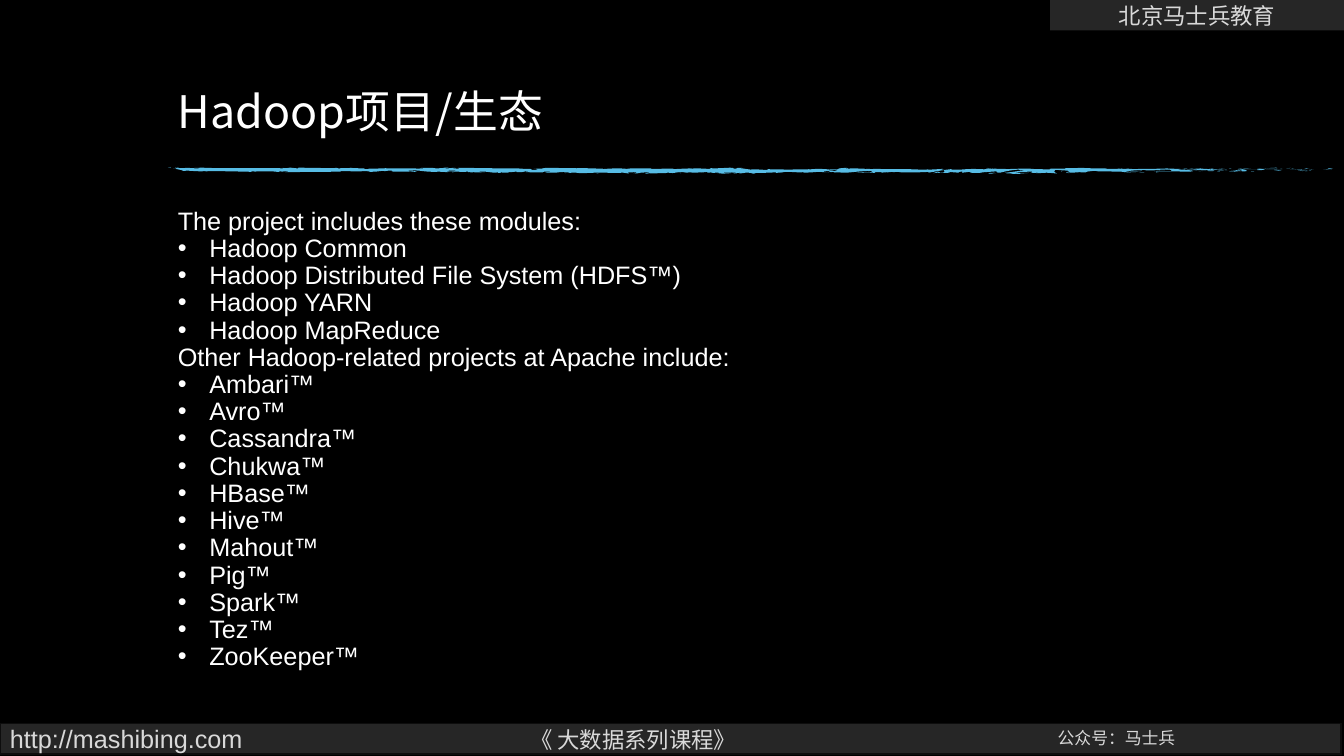
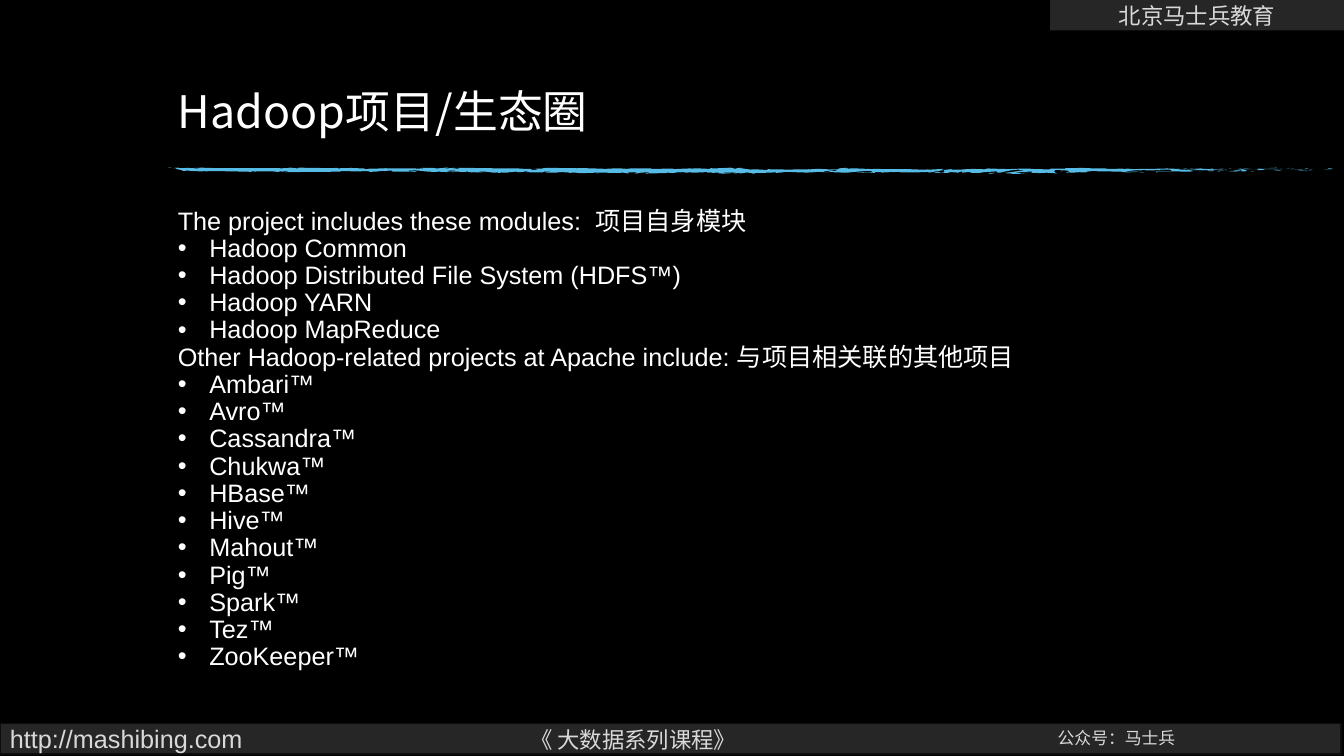
Before and after one commit to wangxin66666/BigDataArchitect-master, a slide deck: slide 15 of bigdata-hadoop/ppt/01大数据启蒙.pptx. Drawn at 1344x756 pixels with LibreOffice and Linux fonts; fonts in the diff are those of the drawing; background and template pictures are left out. Boxes give left, top, right and bottom in pixels: in the first picture for what was removed or moved away, otherwise in the second. Text is boxed around its words. In the diff, an @@ line names an element or a change of style, - is before the commit and + after.

```diff
--- a/bigdata-hadoop/ppt/01大数据启蒙.pptx
+++ b/bigdata-hadoop/ppt/01大数据启蒙.pptx
@@ title at (178,90,588,139): text changed @@
-Hadoop项目/生态
+Hadoop项目/生态圈
@@ text at (178,208,746,235): text changed @@
-The project includes these modules:
+The project includes these modules: 项目自身模块
@@ text at (178,344,1014,371): text changed @@
-Other Hadoop-related projects at Apache include:
+Other Hadoop-related projects at Apache include: 与项目相关联的其他项目
```
Also in this commit, not shown: 3 other slides changed.
